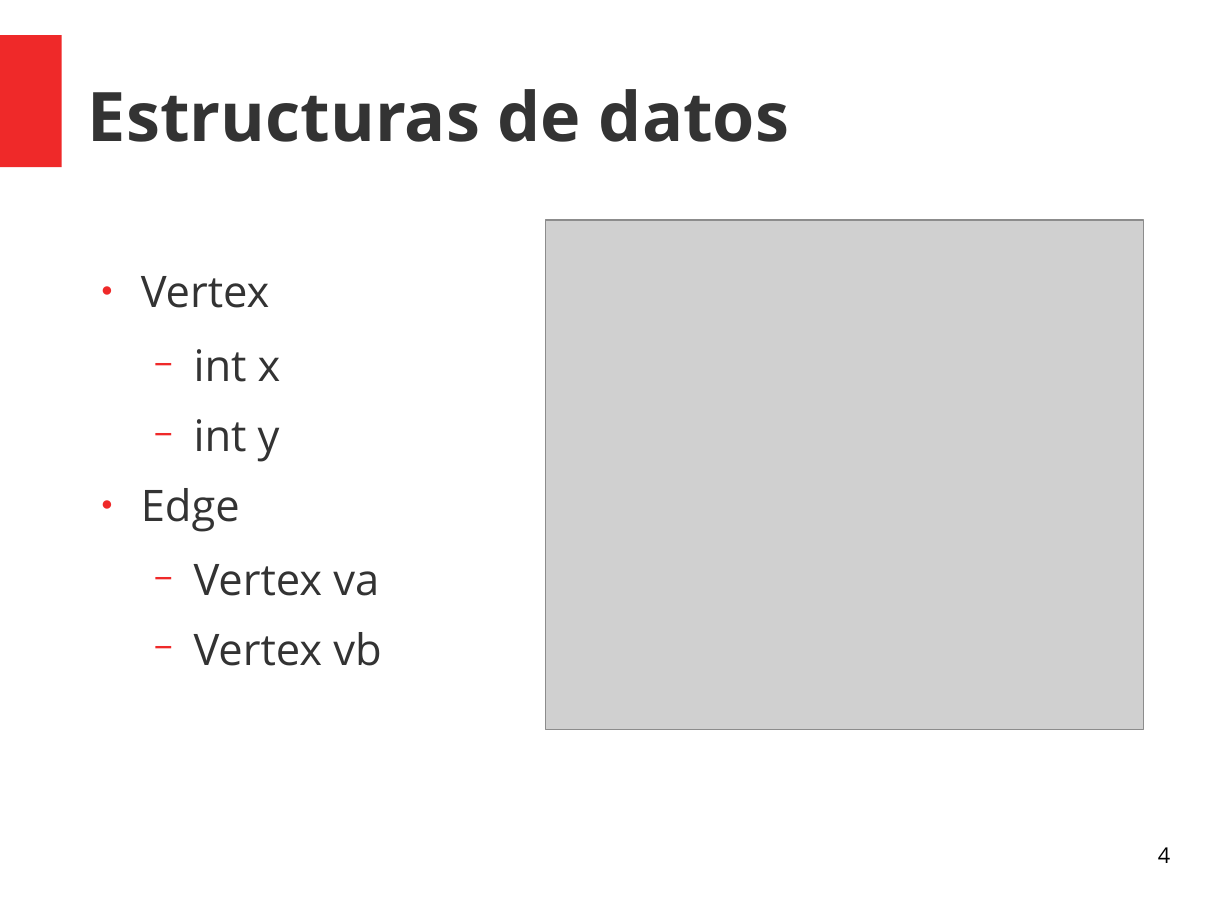
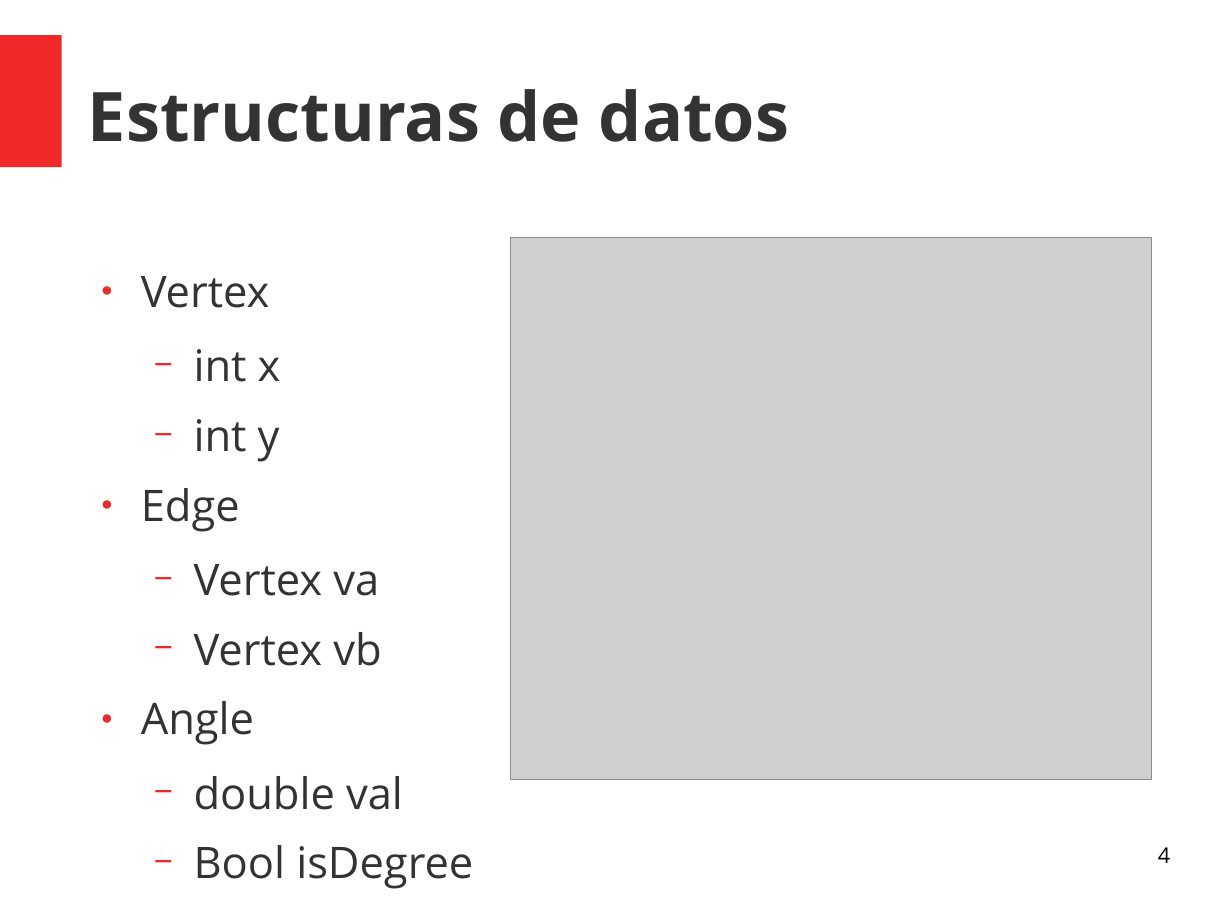
Before and after one commit to KaiLuQiu/LeppDelaunay, a slide deck: slide 4 of Presentación/Presentacion Avance Tarea 2.odp. Drawn at 1232x924 pixels with LibreOffice and Linux fonts; fonts in the diff are those of the drawing; grey boxes stand for pictures. Boxes give left, top, right and bottom in pixels: in the first picture for what was removed or moved away, otherwise in the second. Text is boxed around its words. In the diff, an @@ line names an element or a change of style, - is before the commit and + after.

```diff
--- a/Presentación/Presentacion Avance Tarea 2.odp
+++ b/Presentación/Presentacion Avance Tarea 2.odp
@@ picture: place and size @@
-picture at box(546, 220, 1144, 730)
+picture at box(511, 238, 1153, 780)
@@ text at box(141, 701, 473, 889): paragraphs added @@
+● Angle
+  − double val
+  − Bool isDegree
```
Also in this commit, not shown: 3 other slides changed, 6 slides added, 16 slides removed, 13 other files.
